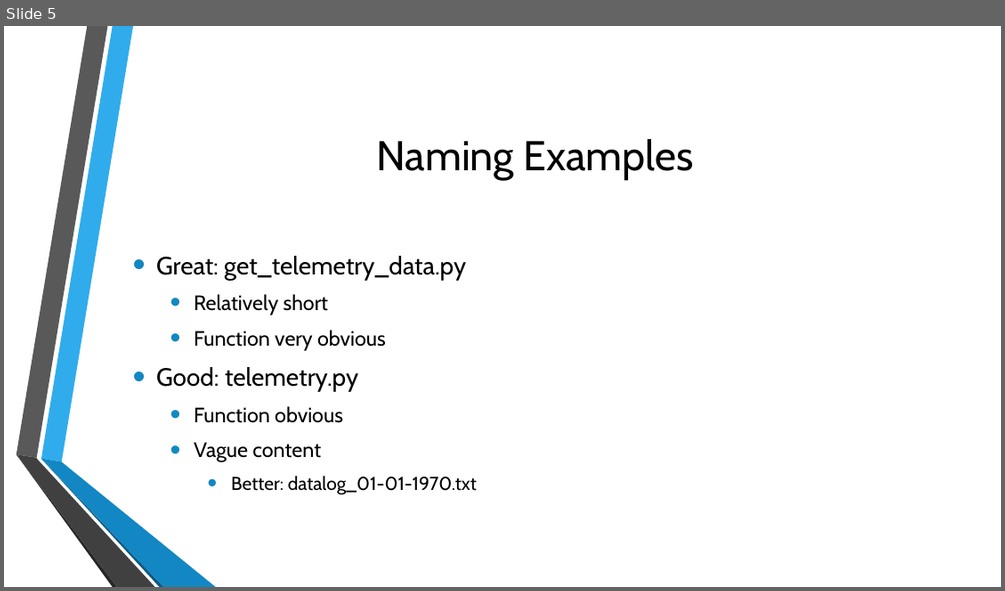
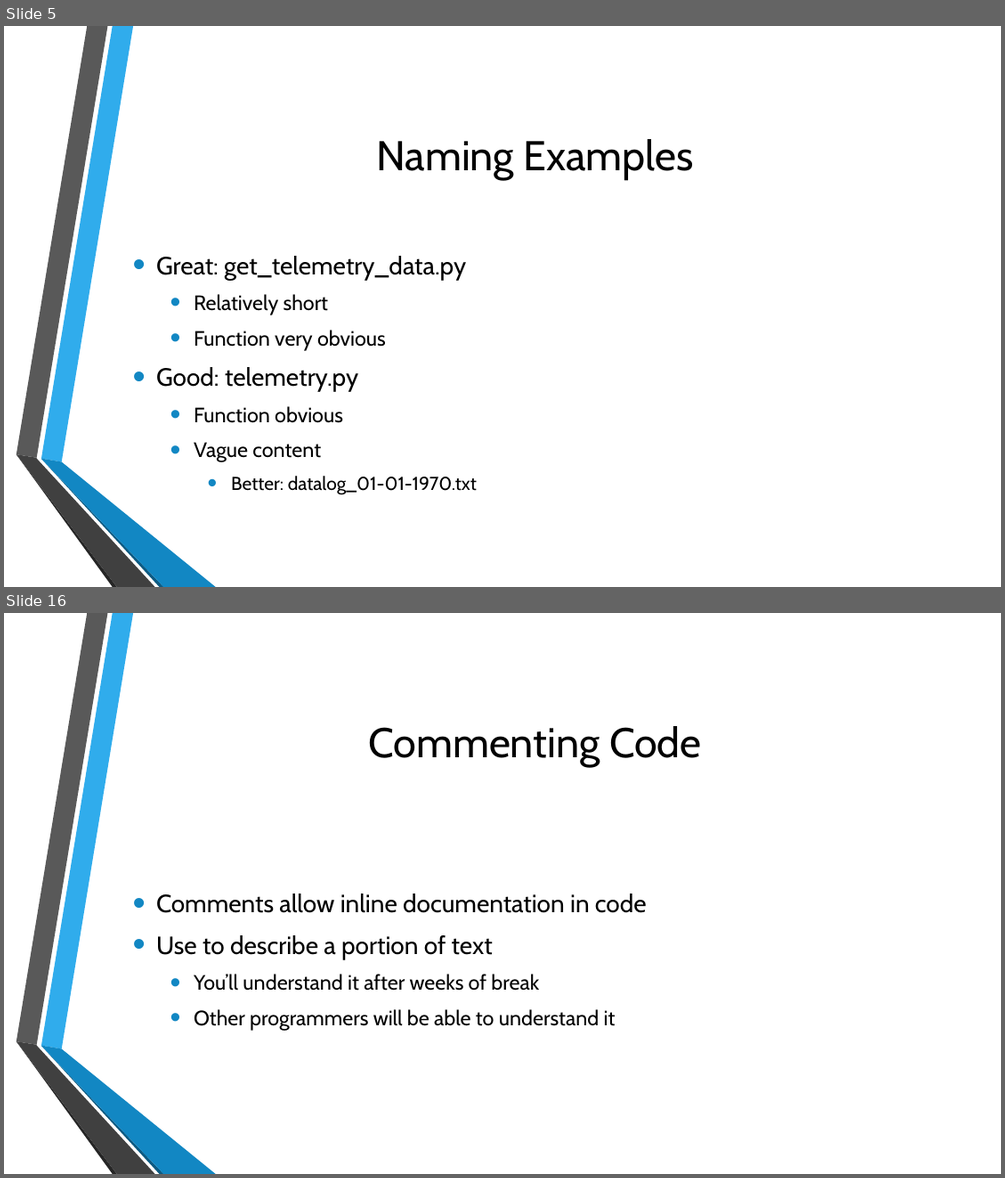
Before and after one commit to divalbanerjee/Programming, a slide deck: etc/organization.pptx. Shown one above the other, each under a label of ours: slide 5 before the commit, slides 5 and 16 after it; the slides between them are not shown. The pictures are 1005x591 and 1005x1178 pixels, drawn with LibreOffice and Linux fonts; fonts in the diff are those of the drawing; background and template pictures are left out. Boxes give left, top, right and bottom in pixels: in the first picture for what was removed or moved away, otherwise in the second. Text is boxed around its words. In the diff, an @@ line names an element or a change of style, - is before the commit and + after.

```diff
--- a/etc/organization.pptx
+++ b/etc/organization.pptx
@@ slide 16 added at [4, 613, 1001, 1174], background picture (left out); not listed: 6 template elements that a slide beside it also shows @@
@@ title added at [369, 726, 701, 767], 40 pt, text #000000 @@
+Commenting Code
@@ text added at [156, 893, 647, 1030], 20 pt, text #000000 @@
+• Comments allow inline documentation in code
+• Use to describe a portion of text
+  • You’ll understand it after weeks of break
+  • Other programmers will be able to understand it
```
Also in this commit, not shown: 4 slides changed, 18 other slides added, 1 slide removed.
